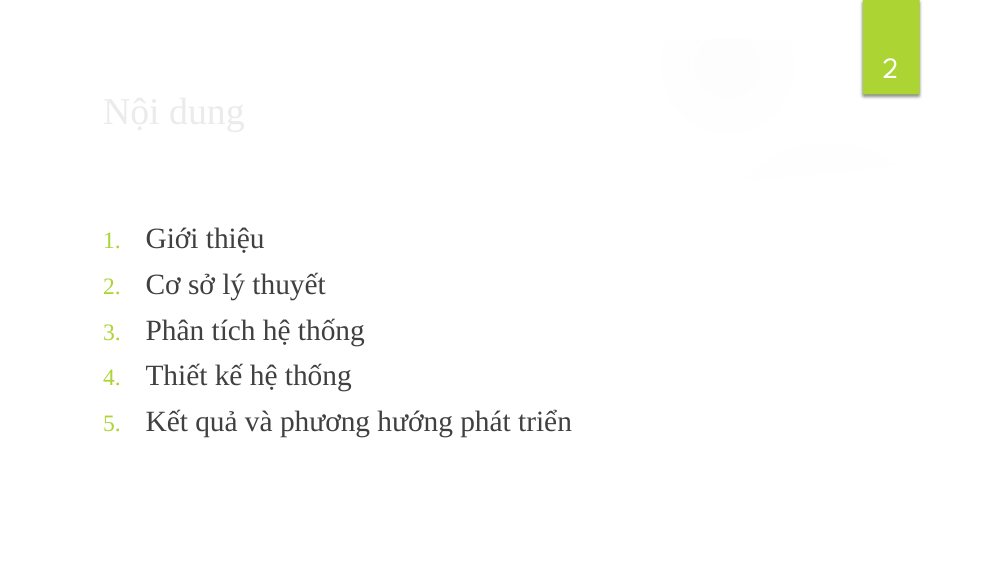
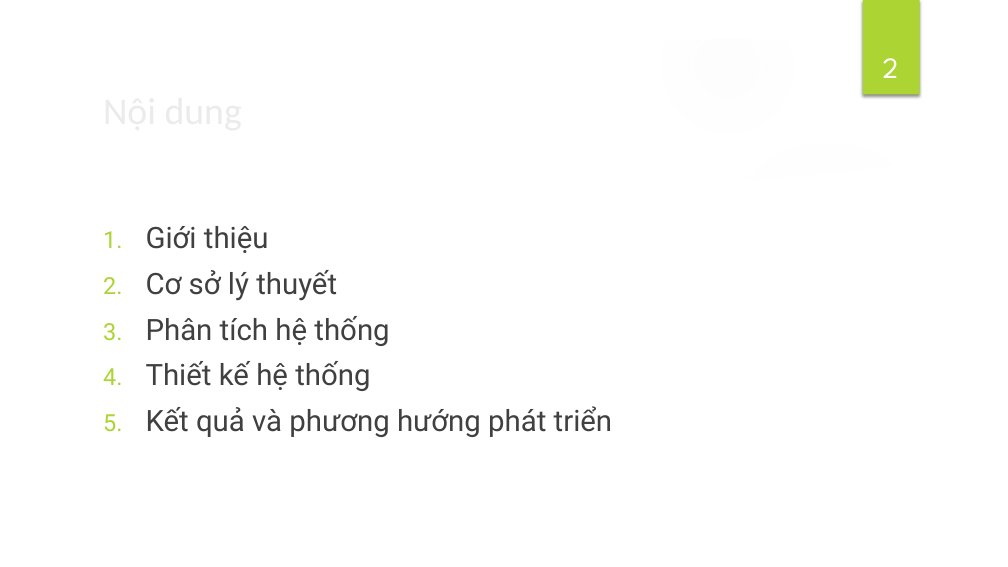
Before and after one commit to AnhtuTa/FGS, a slide deck: slide 2 of Reports/slide bao cao.pptx. Drawn at 1008x567 pixels with LibreOffice and Linux fonts; fonts in the diff are those of the drawing; background and template pictures are left out. Boxes give left, top, right and bottom in pixels: in the first picture for what was removed or moved away, otherwise in the second. Text is boxed around its words. In the diff, an @@ line names an element or a change of style, - is before the commit and + after.

```diff
--- a/Reports/slide bao cao.pptx
+++ b/Reports/slide bao cao.pptx
@@ title "Nội dung" at box(95, 80, 820, 138): font Times New Roman to Calibri @@
@@ text "Giới thiệu" at box(146, 226, 612, 437): font Times New Roman to Roboto @@
```
Also in this commit, not shown: 16 other slides changed, 25 slides added, 6 slides removed, 20 other files.
